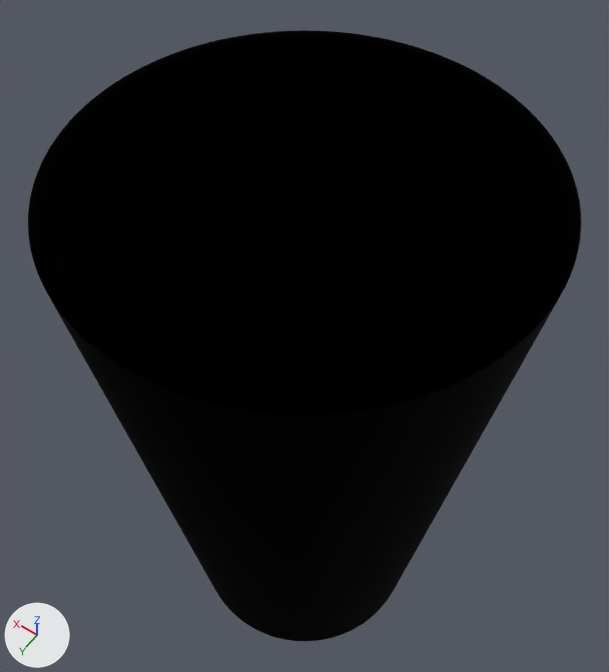
An edit to the glTF model model31/model31.glb, drawn before and after from the same camera.
Camera for both pictures: a 50 mm lens placed at (-0.0528, 0.0739, 0.2016), pointed at (0.007, -0.0099, 0.07). Lighting does not change. The marker at lower left points along +X, +Y and +Z. The first picture is the older version.
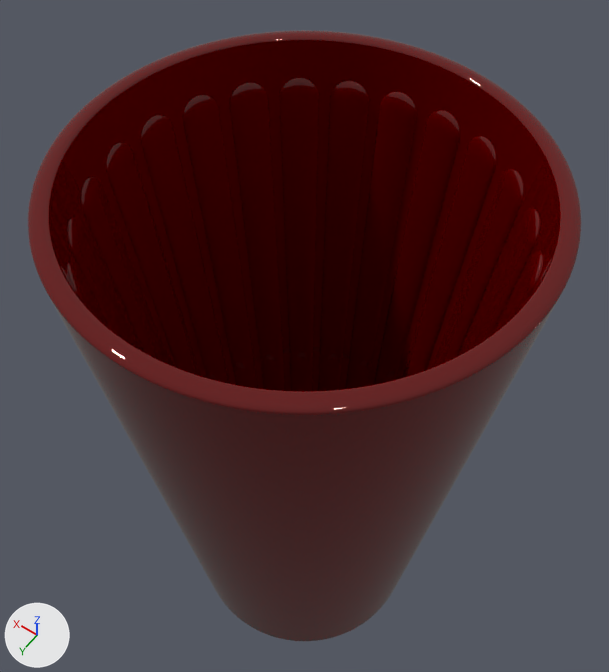
What differs and where, as boxes [x1, y1, x2, y2] in the pictures (609 x 672 px):
'Mesh_0', recoloured (black to dark red)
    both: [28, 30, 581, 641]
'Mesh_1', recoloured (black to dark red)
    both: [50, 41, 559, 391]
'Mesh_5', recoloured (black to dark red)
    both: [279, 78, 319, 391]
'Mesh_6', recoloured (black to dark red)
    both: [318, 81, 369, 391]
'Mesh_4', recoloured (black to dark red)
    both: [229, 82, 285, 390]
'Mesh_7', recoloured (black to dark red)
    both: [345, 92, 417, 389]
'Mesh_3', recoloured (black to dark red)
    both: [182, 95, 258, 388]
'Mesh_8', recoloured (black to dark red)
    both: [373, 110, 460, 384]
'Mesh_2', recoloured (black to dark red)
    both: [141, 115, 230, 383]
'Mesh_9', recoloured (black to dark red)
    both: [402, 136, 496, 378]
'Mesh_25', recoloured (black to dark red)
    both: [106, 142, 201, 376]
'Mesh_10', recoloured (black to dark red)
    both: [433, 169, 523, 367]
'Mesh_24', recoloured (black to dark red)
    both: [82, 176, 170, 364]
'Mesh_11', recoloured (black to dark red)
    both: [464, 208, 539, 352]
'Mesh_23', recoloured (black to dark red)
    both: [68, 216, 139, 349]
'Mesh_12', recoloured (black to dark red)
    both: [495, 251, 542, 332]
'Mesh_22', recoloured (black to dark red)
    both: [68, 260, 108, 327]

The change, as a list of edits to the scene's bpy script:
```text
Change me_mesh_0:
    where me_mesh_0.from_pydata(...)  # 4126 vertices, 8010 faces; spans x -0.0385..0.0385, y -0.0385..0.0385, z 0.0..0.121
    remove me_mesh_0.materials.append(mat_material_0)  # black #000000
    add me_mesh_0.materials.append(mat_paint)  # dark red #620000
Change me_mesh_1:
    where me_mesh_1.from_pydata(...)  # 838 vertices, 1554 faces; spans x -0.0355..0.0355, y -0.0355..0.0355, z 0.0073..0.1203
    remove me_mesh_1.materials.append(mat_material_0)  # black #000000
    add me_mesh_1.materials.append(mat_paint)  # dark red #620000
Change me_mesh_2:
    where me_mesh_2.from_pydata(...)  # 2292 vertices, 4470 faces; spans x 0.0219..0.0345, y -0.0081..-0.0008, z 0.0139..0.1137
    remove me_mesh_2.materials.append(mat_material_0)  # black #000000
    add me_mesh_2.materials.append(mat_paint)  # dark red #620000
Change me_mesh_3:
    where me_mesh_3.from_pydata(...)  # 2292 vertices, 4470 faces; spans x 0.02..0.0329, y -0.0165..-0.0068, z 0.0139..0.1137
    remove me_mesh_3.materials.append(mat_material_0)  # black #000000
    add me_mesh_3.materials.append(mat_paint)  # dark red #620000
Change me_mesh_4:
    where me_mesh_4.from_pydata(...)  # 2292 vertices, 4470 faces; spans x 0.0166..0.0291, y -0.0237..-0.0123, z 0.0139..0.1137
    remove me_mesh_4.materials.append(mat_material_0)  # black #000000
    add me_mesh_4.materials.append(mat_paint)  # dark red #620000
Change me_mesh_5:
    where me_mesh_5.from_pydata(...)  # 2292 vertices, 4470 faces; spans x 0.0119..0.0234, y -0.0293..-0.0168, z 0.0139..0.1137
    remove me_mesh_5.materials.append(mat_material_0)  # black #000000
    add me_mesh_5.materials.append(mat_paint)  # dark red #620000
Change me_mesh_6:
    where me_mesh_6.from_pydata(...)  # 2292 vertices, 4470 faces; spans x 0.0064..0.0161, y -0.033..-0.0202, z 0.0139..0.1137
    remove me_mesh_6.materials.append(mat_material_0)  # black #000000
    add me_mesh_6.materials.append(mat_paint)  # dark red #620000
Change me_mesh_7:
    where me_mesh_7.from_pydata(...)  # 2292 vertices, 4470 faces; spans x 0.0004..0.0077, y -0.0346..-0.022, z 0.0139..0.1137
    remove me_mesh_7.materials.append(mat_material_0)  # black #000000
    add me_mesh_7.materials.append(mat_paint)  # dark red #620000
Change me_mesh_8:
    where me_mesh_8.from_pydata(...)  # 2292 vertices, 4470 faces; spans x -0.0081..-0.0008, y -0.0345..-0.0219, z 0.0139..0.1137
    remove me_mesh_8.materials.append(mat_material_0)  # black #000000
    add me_mesh_8.materials.append(mat_paint)  # dark red #620000
Change me_mesh_9:
    where me_mesh_9.from_pydata(...)  # 2292 vertices, 4470 faces; spans x -0.0165..-0.0068, y -0.0329..-0.02, z 0.0139..0.1137
    remove me_mesh_9.materials.append(mat_material_0)  # black #000000
    add me_mesh_9.materials.append(mat_paint)  # dark red #620000
Change me_mesh_10:
    where me_mesh_10.from_pydata(...)  # 2292 vertices, 4470 faces; spans x -0.0237..-0.0123, y -0.0291..-0.0166, z 0.0139..0.1137
    remove me_mesh_10.materials.append(mat_material_0)  # black #000000
    add me_mesh_10.materials.append(mat_paint)  # dark red #620000
Change me_mesh_11:
    where me_mesh_11.from_pydata(...)  # 2292 vertices, 4470 faces; spans x -0.0293..-0.0168, y -0.0234..-0.0119, z 0.0139..0.1137
    remove me_mesh_11.materials.append(mat_material_0)  # black #000000
    add me_mesh_11.materials.append(mat_paint)  # dark red #620000
Change me_mesh_12:
    where me_mesh_12.from_pydata(...)  # 2292 vertices, 4470 faces; spans x -0.033..-0.0202, y -0.0161..-0.0064, z 0.0139..0.1137
    remove me_mesh_12.materials.append(mat_material_0)  # black #000000
    add me_mesh_12.materials.append(mat_paint)  # dark red #620000
Change me_mesh_22:
    where me_mesh_22.from_pydata(...)  # 2292 vertices, 4470 faces; spans x 0.0123..0.0237, y 0.0166..0.0291, z 0.0139..0.1137
    remove me_mesh_22.materials.append(mat_material_0)  # black #000000
    add me_mesh_22.materials.append(mat_paint)  # dark red #620000
Change me_mesh_23:
    where me_mesh_23.from_pydata(...)  # 2292 vertices, 4470 faces; spans x 0.0168..0.0293, y 0.0119..0.0234, z 0.0139..0.1137
    remove me_mesh_23.materials.append(mat_material_0)  # black #000000
    add me_mesh_23.materials.append(mat_paint)  # dark red #620000
Change me_mesh_24:
    where me_mesh_24.from_pydata(...)  # 2292 vertices, 4470 faces; spans x 0.0202..0.033, y 0.0064..0.0161, z 0.0139..0.1137
    remove me_mesh_24.materials.append(mat_material_0)  # black #000000
    add me_mesh_24.materials.append(mat_paint)  # dark red #620000
Change me_mesh_25:
    where me_mesh_25.from_pydata(...)  # 2292 vertices, 4470 faces; spans x 0.022..0.0346, y 0.0004..0.0077, z 0.0139..0.1137
    remove me_mesh_25.materials.append(mat_material_0)  # black #000000
    add me_mesh_25.materials.append(mat_paint)  # dark red #620000
```
